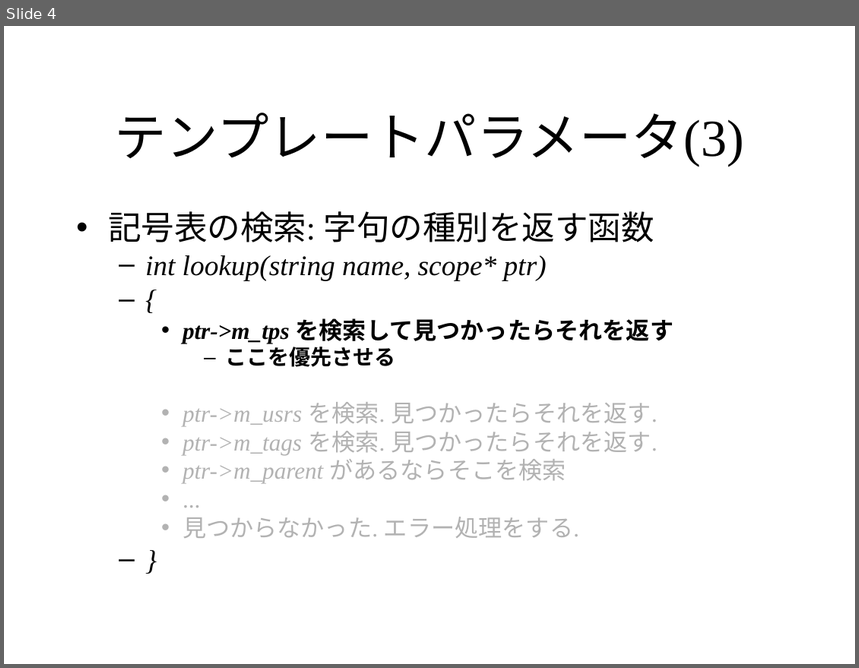
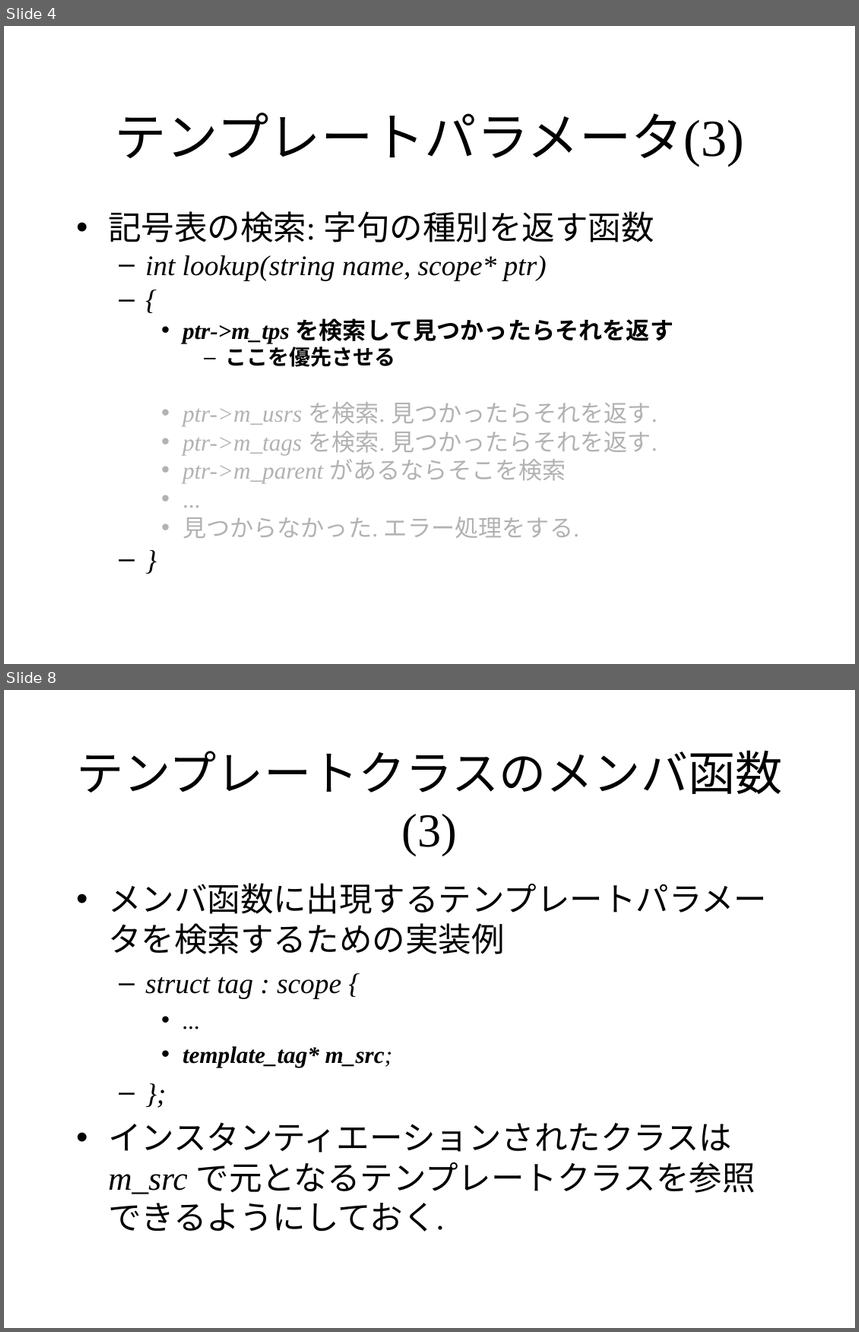
Before and after one commit to KeiHasegawa/cxx_doc, a slide deck: 14_template_parse.ppt. Shown one above the other, each under a label of ours: slide 4 before the commit, slides 4 and 8 after it; the slides between them are not shown. The pictures are 859x668 and 859x1332 pixels, drawn with LibreOffice and Linux fonts; fonts in the diff are those of the drawing. Boxes give left, top, right and bottom in pixels: in the first picture for what was removed or moved away, otherwise in the second. Text is boxed around its words. In the diff, an @@ line names an element or a change of style, - is before the commit and + after.

```diff
--- a/14_template_parse.ppt
+++ b/14_template_parse.ppt
@@ slide 8 added at [4, 690, 855, 1328], background #FFFFFF @@
@@ title added at [76, 750, 782, 856], 40 pt, text #000000 @@
+テンプレートクラスのメンバ函数(3)
@@ text added at [108, 883, 767, 1232], 28 pt, text #000000 @@
+• メンバ函数に出現するテンプレートパラメータを検索するための実装例
+  – struct tag : scope {
+    • ...
+    • template_tag* m_src;
+  – };
+• インスタンティエーションされたクラスは m_src で元となるテンプレートクラスを参照できるようにしておく.
```
Also in this commit, not shown: 3 slides changed, 2 other slides added, 1 other file.
